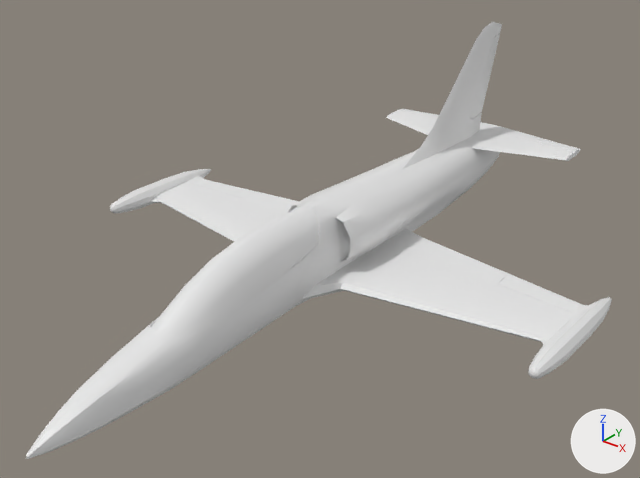
One commit to the Blender file Assets/Models/L-39/L-39.blend: the scene before it, then after it.
Before and after are seen from a 50 mm lens placed at (8.5, -11.26, 7.04), pointed at (0.22, -0.92, 0.63). Every picture has the same lights, and +X, +Y and +Z are marked at lower right.

The scene before the commit, as lines of its bpy script (objects in view):
```python
ob_aileron_left = bpy.data.objects.new('aileron-left', me_cube_003)
ob_aileron_left.parent = ob_fuselage
ob_aileron_left.location = (3.464, 0.36, 0.039)
ob_aileron_left.rotation_euler = (-0.00309, -0.0287, -0.109)  # degrees (-0.2, -1.6, -6.2)
ob_aileron_right = bpy.data.objects.new('aileron-right', me_cube_007)
ob_aileron_right.parent = ob_fuselage
ob_aileron_right.location = (-3.464, 0.36, 0.039)
ob_aileron_right.rotation_euler = (0.00309, 0.0287, 0.109)  # degrees (0.2, 1.6, 6.2)
ob_canopy_placeholder = bpy.data.objects.new('canopy-placeholder', me_cube_017)
ob_canopy_placeholder.parent = ob_fuselage
ob_canopy_placeholder.location = (-0.00198, -2.655, 0.723)
ob_elevator_left = bpy.data.objects.new('elevator-left', me_cube_005)
ob_elevator_left.parent = ob_fuselage
ob_elevator_left.location = (1.235, 4.772, 0.916)
ob_elevator_left.rotation_euler = (0.000192, -0.00923, 0.02)  # degrees (0, -0.5, 1.1)
ob_elevator_right = bpy.data.objects.new('elevator-right', me_cube_006)
ob_elevator_right.parent = ob_fuselage
ob_elevator_right.location = (-1.235, 4.772, 0.916)
ob_elevator_right.rotation_euler = (-0.000192, 0.00923, -0.02)  # degrees (0, 0.5, -1.1)
ob_flap_left = bpy.data.objects.new('flap-left', me_cube_004)
ob_flap_left.parent = ob_fuselage
ob_flap_left.location = (1.879, 0.903, 0.00174)
ob_flap_left.rotation_euler = (0.00546, -0.0347, -0.156)  # degrees (0.3, -2, -8.9)
ob_flap_right = bpy.data.objects.new('flap-right', me_cube_008)
ob_flap_right.parent = ob_fuselage
ob_flap_right.location = (-1.879, 0.903, 0.00174)
ob_flap_right.rotation_euler = (-0.00546, 0.0347, 0.156)  # degrees (-0.3, 2, 8.9)
ob_fuselage = bpy.data.objects.new('fuselage', me_m_fuselage)
ob_fuselage.location = (0.0, 0.0, 0.0)
ob_rudder = bpy.data.objects.new('rudder', me_cube_009)
ob_rudder.parent = ob_fuselage
ob_rudder.location = (-0.000198, 4.483, 2.181)
ob_rudder.rotation_euler = (-0.535, 0.0, 0.0)  # degrees (-31, 0, 0)
# me_m_fuselage
# before: 14 (-0.15, 1.59, 1.07) at pixel (388, 165), 16 (-0.15, 2.54, 1.04), 17 (-0.17, 3.83, 1.0), 307 (0.15, 1.59, 1.07) at pixel (402, 169), 309 (0.15, 2.54, 1.04) at pixel (429, 156)
# before: 527 (0.0, 2.39, 1.23) at pixel (419, 148), 589 (0.0, 1.62, 1.13) at pixel (396, 164)
```
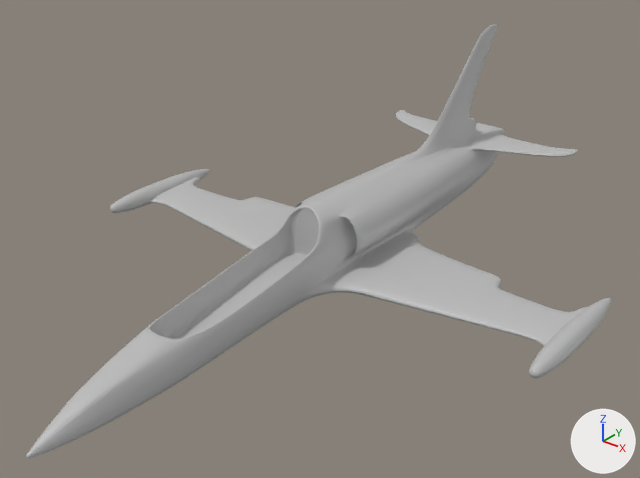
Boxes (x1, y1, x2, y2) around the edits, measured in the pictures (640 x 478 px; the box of a moved part takes in the faces that stretch with it):
'fuselage', surface changed, modifiers changed (white to grey): before (26, 21, 612, 459); after (26, 24, 611, 459)
'canopy-placeholder', hidden: before (151, 204, 320, 338)
'aileron-left', hidden: before (498, 274, 583, 313)
'rudder', hidden: before (470, 34, 500, 119)
'aileron-right', hidden: before (190, 178, 256, 198)
'elevator-left', hidden: before (499, 129, 576, 150)
'flap-left', hidden: before (414, 235, 514, 276)
'elevator-right', hidden: before (401, 109, 439, 119)
'flap-right', hidden: before (255, 192, 299, 203)
part 1 of me_m_fuselage, moved or reshaped: before (389, 148, 429, 169); after (386, 149, 429, 171)
part 2 of me_m_fuselage, recoloured (white to grey): (26, 25, 611, 459) in both

Patch to the scene script:
```diff
--- a/Assets/Models/L-39/L-39.blend.py
+++ b/Assets/Models/L-39/L-39.blend.py
@@ mat_materials @@
+mat_materials = principled_material('materials')
+mat_materials.base_color = (0.5, 0.5, 0.5)  # grey #bcbcbc
@@ me_m_fuselage @@
 me_m_fuselage.from_pydata(...)  # 868 vertices, 942 faces; spans x -4.62..4.62, y -6.6..5.31, z -0.49..3.2
 # used by ob_fuselage; location = (0.0, 0.0, 0.0)
 # verts and faces of me_m_fuselage; kept vertices keep their numbers, new ones are numbered from 868
+# me_m_fuselage part 1
+delete_faces([(14, 527, 16), (14, 589, 527), (307, 309, 527), (307, 527, 589)])
+verts[17] = (-0.13, 4.09, 1.0)  # moved
+faces += [(309, 527, 589), (307, 309, 589), (16, 589, 527), (14, 589, 16)]
+# me_m_fuselage part 2: 938 faces spanning x -4.62..4.62, y -6.6..5.31, z -0.49..3.2 switch from no material to mat_materials (grey #bcbcbc)
@@ ob_fuselage @@
 ob_fuselage.location = (0.0, 0.0, 0.0)
+_m = ob_fuselage.modifiers.new('Subsurf.001', 'SUBSURF')
+_m.render_levels = 3
@@ ob_aileron_left @@
 ob_aileron_left.rotation_euler = (-0.00309, -0.0287, -0.109)  # degrees (-0.2, -1.6, -6.2)
+ob_aileron_left.hide_viewport = True
@@ ob_aileron_right @@
 ob_aileron_right.rotation_euler = (0.00309, 0.0287, 0.109)  # degrees (0.2, 1.6, 6.2)
+ob_aileron_right.hide_viewport = True
@@ ob_canopy_placeholder @@
 ob_canopy_placeholder.location = (-0.00198, -2.655, 0.723)
+ob_canopy_placeholder.hide_viewport = True
@@ ob_elevator_left @@
 ob_elevator_left.rotation_euler = (0.000192, -0.00923, 0.02)  # degrees (0, -0.5, 1.1)
+ob_elevator_left.hide_viewport = True
@@ ob_elevator_right @@
 ob_elevator_right.rotation_euler = (-0.000192, 0.00923, -0.02)  # degrees (0, 0.5, -1.1)
+ob_elevator_right.hide_viewport = True
@@ ob_flap_left @@
 ob_flap_left.rotation_euler = (0.00546, -0.0347, -0.156)  # degrees (0.3, -2, -8.9)
+ob_flap_left.hide_viewport = True
@@ ob_flap_right @@
 ob_flap_right.rotation_euler = (-0.00546, 0.0347, 0.156)  # degrees (-0.3, 2, 8.9)
+ob_flap_right.hide_viewport = True
@@ ob_rudder @@
 ob_rudder.rotation_euler = (-0.535, 0.0, 0.0)  # degrees (-31, 0, 0)
+ob_rudder.hide_viewport = True
```
